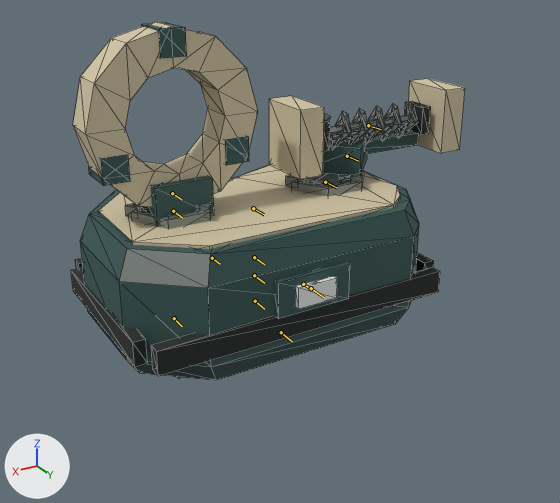
Two versions of the glTF model sketches/core-loop/assets/models/companion/assembled/ram_spring__primer_coil.glb, one commit apart.
Rendered twice from a camera (50 mm lens) standing at (1.193, 2.16, 1.08) and looking at (-0.085, 0.03, 0.015). Every picture has the same lights, and +X, +Y and +Z are marked at lower left. The first picture is the older version. The bones that change, and the others that lie on the model, are drawn over the model as lines. Mesh edges are drawn as thin lines.

The first picture shows 'CompanionMesh'.
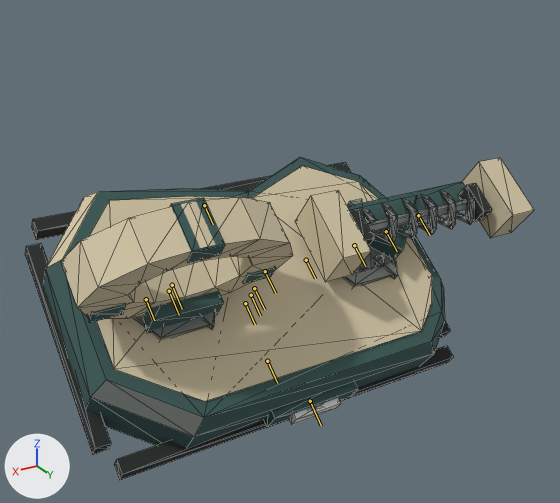
The newer file adds an action. The first version stands in its rest pose; the second is drawn at frame 3 of the action 'assist_drop'.

What differs and where, as boxes (x1, y1, x2, y2) in the pictures (560 x 503 px):
'CompanionMesh', posed (29% wider, 10% shorter): before (71, 22, 465, 380); after (25, 157, 534, 480)
bone 'BodyPose', root to tip: before (254, 257) to (264, 264); after (254, 288) to (264, 309)

What the commit changed:
Bone 'BodyPose' (bone_bodypose) moves from (0.0, 0.0, 0.0) to (0.0, 0.0, -0.12).
Bone 'BodyPose' (bone_bodypose) turns from (0, 0, 0) to (-38, 0, 0) degrees about its own x, y and z.
Bone 'BodyPose' (bone_bodypose) is rescaled from (1.0, 1.0, 1.0) to (1.24, 1.24, 0.68).
